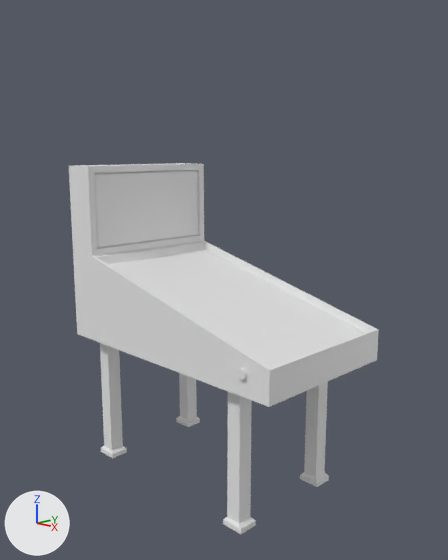
The Blender file mammoth-interactive/introduction-to-blender/pinball-machine.blend: old version first, new version second.
Both versions are drawn from a 50 mm lens placed at (14.89, -14.11, 6.55), pointed at (0.65, 0.08, 2.32). Arrows for +X, +Y and +Z are at lower left; the lights stay in place.

The older version as bpy lines, for what is in view:
```python
me_buttondata = bpy.data.meshes.new('ButtonData')
me_buttondata.from_pydata(...)  # a 32-sided cylinder along z spanning x -0.158..0.158, y -0.158..0.158, z -0.052..0.052
me_cube = bpy.data.meshes.new('Cube')
me_cube.from_pydata(...)  # 60 vertices, 60 faces; spans x -0.84..1.0, y -2.61..2.61, z -1.0..5.0
me_cube.materials.append(mat_material)  # white #e7e7e7
me_legdata = bpy.data.meshes.new('LegData')
me_legdata.from_pydata(...)  # 64 vertices, 56 faces; spans x -0.72..0.72, y -2.18..2.18, z -5.56..-1.0
me_legdata.materials.append(mat_material)  # white #e7e7e7
ob_buttonleft = bpy.data.objects.new('ButtonLeft', me_buttondata)
ob_buttonleft.location = (4.07, -2.66, 0.68)
ob_buttonleft.rotation_euler = (1.571, -1.571, 0.0)  # degrees (90, -90, 0)
ob_case = bpy.data.objects.new('Case', me_cube)
ob_case.location = (0.0, 0.0, 1.0)
ob_case.scale = (5.0, 1.0, 1.0)
ob_legs = bpy.data.objects.new('Legs', me_legdata)
ob_legs.location = (0.0, 0.0, 1.0)
ob_legs.scale = (5.0, 1.0, 1.0)
```
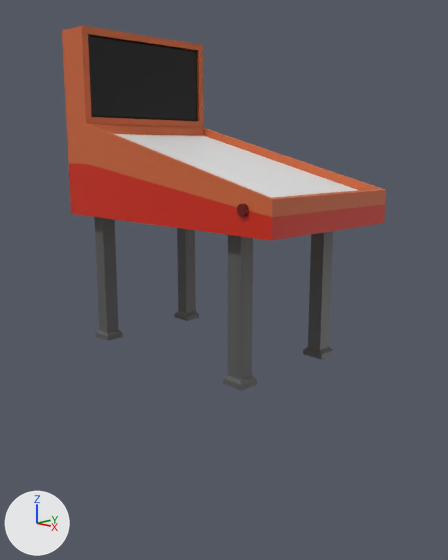
Changed parts and their boxes (x1, y1, x2, y2) in the pictures (448 x 560 px; the box of a moved part takes in the faces that stretch with it):
'Legs', reshaped, moved: before (100, 343, 329, 534); after (62, 25, 386, 391)
'Case', deleted: before (69, 163, 379, 407)
'ButtonLeft', deleted: before (236, 367, 247, 380)
part 1 of me_legdata, moved or reshaped: before (176, 373, 200, 427); after (175, 228, 199, 321)
part 2 of me_legdata, moved or reshaped: before (300, 382, 329, 487); after (303, 231, 333, 360)
part 3 of me_legdata, moved or reshaped: before (100, 343, 127, 458); after (94, 217, 123, 341)
part 4 of me_legdata, moved or reshaped: before (223, 392, 256, 534); after (223, 235, 257, 391)
part 5 of me_legdata, added: after (237, 204, 249, 217)
part 6 of me_legdata, added: after (62, 25, 386, 241)

The change in detail:
Material 'PinBall Screen Color' (mat_pinball_screen_color) is new.
Its base color is (0.0, 0.0, 0.0) (black #000000).
Material 'PinBall Bottom Color' (mat_pinball_bottom_color) is new.
Its base color is (0.604, 0.0187, 0.00342) (red #cc250b).
Material 'PinBall Game Color' (mat_pinball_game_color) is new.
Its base color is (0.8, 0.8, 0.8) (white #e7e7e7).
Material 'inBall Leg Color' (mat_inball_leg_color) is new.
Its base color is (0.0935, 0.0935, 0.0935) (dark grey #565656).
Material 'PinBall Base Color' (mat_pinball_base_color) is new.
Its base color is (0.604, 0.128, 0.0393) (orange #cc6438).
Material 'PinBall Button Color' (mat_pinball_button_color) is new.
Its base color is (0.137, 0.00101, 0.000929) (dark red #670303).
me_legdata is used by ob_legs; location (0.0, 0.0, 1.0); scale (5.0, 1.0, 1.0).
me_legdata had 64 vertices, 56 faces and spanned x -0.72..0.72, y -2.18..2.18, z -5.56..-1.0.
me_legdata no longer uses material mat_material (white #e7e7e7).
me_legdata now has 260 vertices, 190 faces and spans x -0.84..1.0, y -2.71..2.71, z -4.56..5.86.
me_legdata part 1: the loose piece of 16 vertices spanning x -0.72..-0.58, y 1.54..2.18, z -5.56..-1.0 is moved by (0.0, 0.0, 1.0), in mat_inball_leg_color (dark grey #565656).
me_legdata part 2: the loose piece of 16 vertices spanning x 0.58..0.72, y 1.54..2.18, z -5.56..-1.0 is moved by (0.0, 0.0, 1.0), in mat_inball_leg_color (dark grey #565656).
me_legdata part 3: the loose piece of 16 vertices spanning x -0.72..-0.58, y -2.18..-1.54, z -5.56..-1.0 is moved by (0.0, 0.0, 1.0), in mat_inball_leg_color (dark grey #565656).
me_legdata part 4: the loose piece of 16 vertices spanning x 0.58..0.72, y -2.18..-1.54, z -5.56..-1.0 is moved by (0.0, 0.0, 1.0), in mat_inball_leg_color (dark grey #565656).
me_legdata part 5: a new loose piece, a 32-sided cylinder along y spanning x 0.782..0.845, y -2.71..-2.606, z 0.381..0.697, in mat_pinball_button_color (dark red #680303).
me_legdata part 6: a new loose piece of 68 vertices spanning x -0.84..1.0, y -2.61..2.61, z -0.14..5.86.
me_legdata now uses material mat_pinball_base_color (orange #cc6438).
me_legdata now uses material mat_pinball_screen_color (black #000000).
me_legdata now uses material mat_pinball_game_color (white #e7e7e7).
me_legdata now uses material mat_pinball_button_color (dark red #670303).
me_legdata now uses material mat_inball_leg_color (dark grey #565656).
me_legdata now uses material mat_pinball_bottom_color (red #cc250b).
Object 'Case' (ob_case) is deleted.
Object 'Legs' (ob_legs) moves from (0.0, 0.0, 1.0) to (0.0, 0.0, 4.5).
Object 'ButtonLeft' (ob_buttonleft) is deleted.
